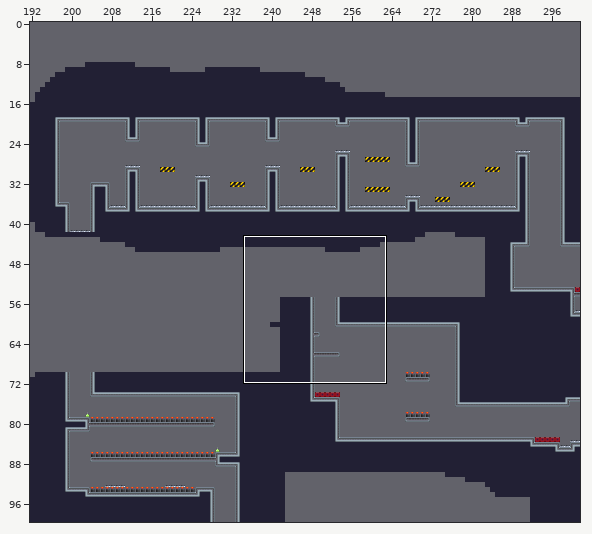
Two versions of a level (Tiled map, essaiTiled.tmx). Above, an overview of the earlier version with the close-up marked.
Close-up. Old version:
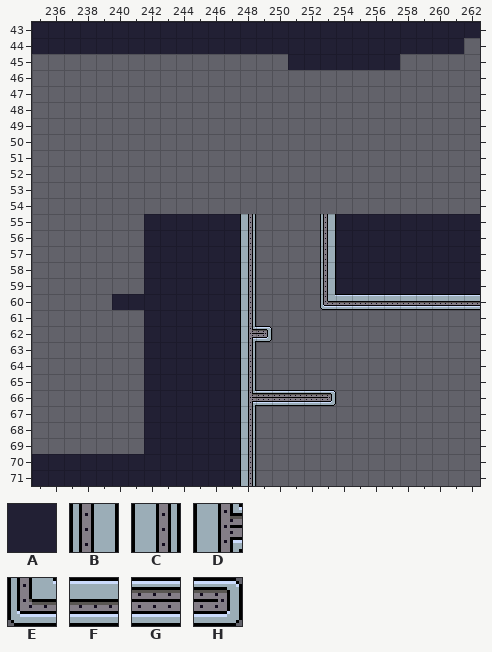
Cells are 16x16 px. Shown: x 235..262, y 43..71. The commit also changed other parts of the map, which this record leaves out. The old version is drawn lined up with the new one.
Key: from "tuileTest": A 46, B 219, C 223, D 243, E 273, F 274, G 279, H 280.
_ is an empty cell.
Layer "plateforme" before, first column x 235:
43 AAAAAAAAAAAAAAAAAAAAAAAAAAAA
44 AAAAAAAAAAAAAAAAAAAAAAAAAAA_
45 ________________AAAAAAA_____
46 ____________________________
47 ____________________________
48 ____________________________
49 ____________________________
50 ____________________________
51 ____________________________
52 ____________________________
53 ____________________________
54 ____________________________
55 _______AAAAAAC____BAAAAAAAAA
56 _______AAAAAAC____BAAAAAAAAA
57 _______AAAAAAC____BAAAAAAAAA
58 _______AAAAAAC____BAAAAAAAAA
59 _______AAAAAAC____BAAAAAAAAA
60 _____AAAAAAAAC____EFFFFFFFFF
61 _______AAAAAAC______________
62 _______AAAAAADH_____________
63 _______AAAAAAC______________
64 _______AAAAAAC______________
65 _______AAAAAAC______________
66 _______AAAAAADGGGGH_________
67 _______AAAAAAC______________
68 _______AAAAAAC______________
69 _______AAAAAAC______________
70 AAAAAAAAAAAAAC______________
71 AAAAAAAAAAAAAC______________
New version:
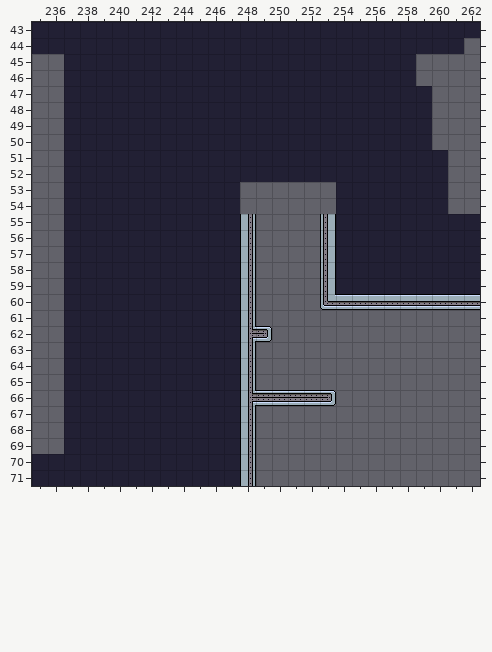
Change:
map size 400x100 -> 500x100 cells
Layer "plateforme":
y 45: x 237..250 ______________ -> AAAAAAAAAAAAAA; x 258 _ -> A
y 46: x 237..258 ______________________ -> AAAAAAAAAAAAAAAAAAAAAA
y 47..50: x 237..259 _______________________ -> AAAAAAAAAAAAAAAAAAAAAAA
y 51..52: x 237..260 ________________________ -> AAAAAAAAAAAAAAAAAAAAAAAA
y 53..54: x 237..247 ___________ -> AAAAAAAAAAA; x 254..260 _______ -> AAAAAAA
y 55..59: x 237..241 _____ -> AAAAA
y 60: x 237..239 ___ -> AAA
y 61..69: x 237..241 _____ -> AAAAA
Pixel boxes of the changes (left, top, right, bottom) in both close-ups:
added: (64, 54, 448, 454)
